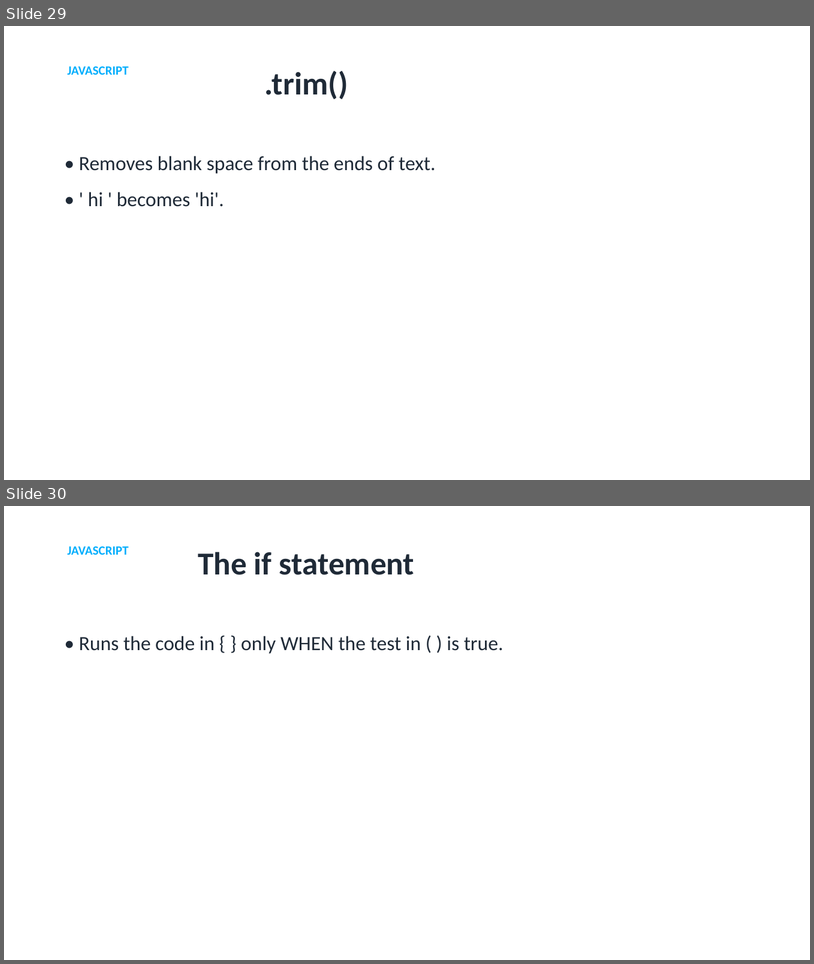
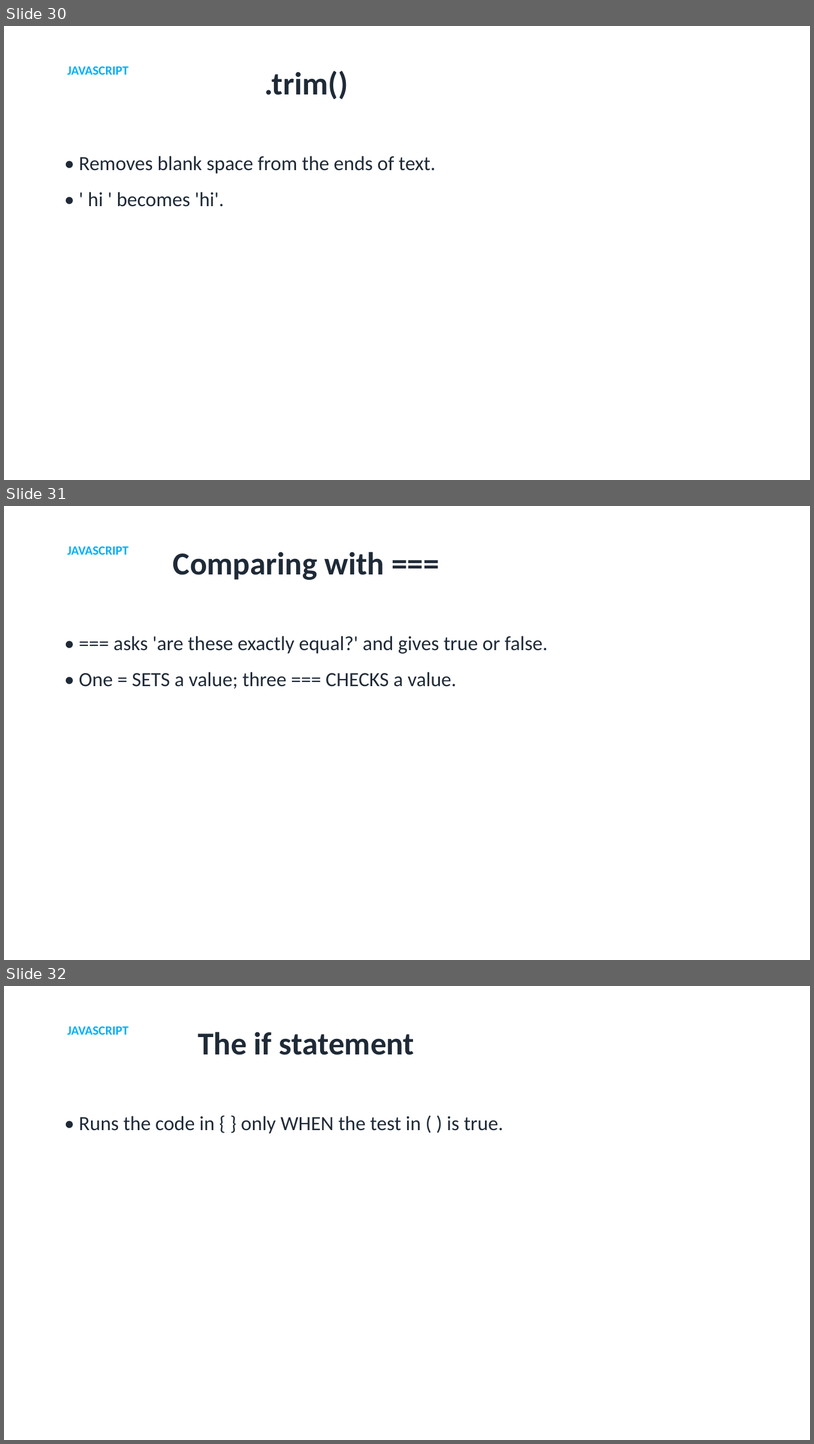
Before and after one commit to utgapps/utgapps.github.io, a slide deck: ai101/slides/week-02.pptx. Shown one above the other, each under a label of ours: slides 29 and 30 before the commit, slides 30, 31 and 32 after it. The pictures are 814x964 and 814x1444 pixels, drawn with LibreOffice and Linux fonts; fonts in the diff are those of the drawing. Boxes give left, top, right and bottom in pixels: in the first picture for what was removed or moved away, otherwise in the second. Text is boxed around its words. In the diff, an @@ line names an element or a change of style, - is before the commit and + after.

```diff
--- a/ai101/slides/week-02.pptx
+++ b/ai101/slides/week-02.pptx
@@ slide 31 added at bbox=[4, 506, 810, 960], background #FFFFFF @@
@@ text added at bbox=[68, 546, 129, 555], 15 pt, text #01AEFD, bold @@
+JAVASCRIPT
@@ title added at bbox=[173, 552, 384, 580], 38 pt, text #1F2A37, bold @@
+Comparing with ===
@@ text added at bbox=[79, 636, 548, 688], 24 pt, text #1F2A37 @@
+• === asks 'are these exactly equal?' and gives true or false.
+• One = SETS a value; three === CHECKS a value.
@@ what was slide 29 is now slide 30 @@
@@ what was slide 30 is now slide 32 @@
```
Also in this commit, not shown: 1 other slide added, 19 other files.
